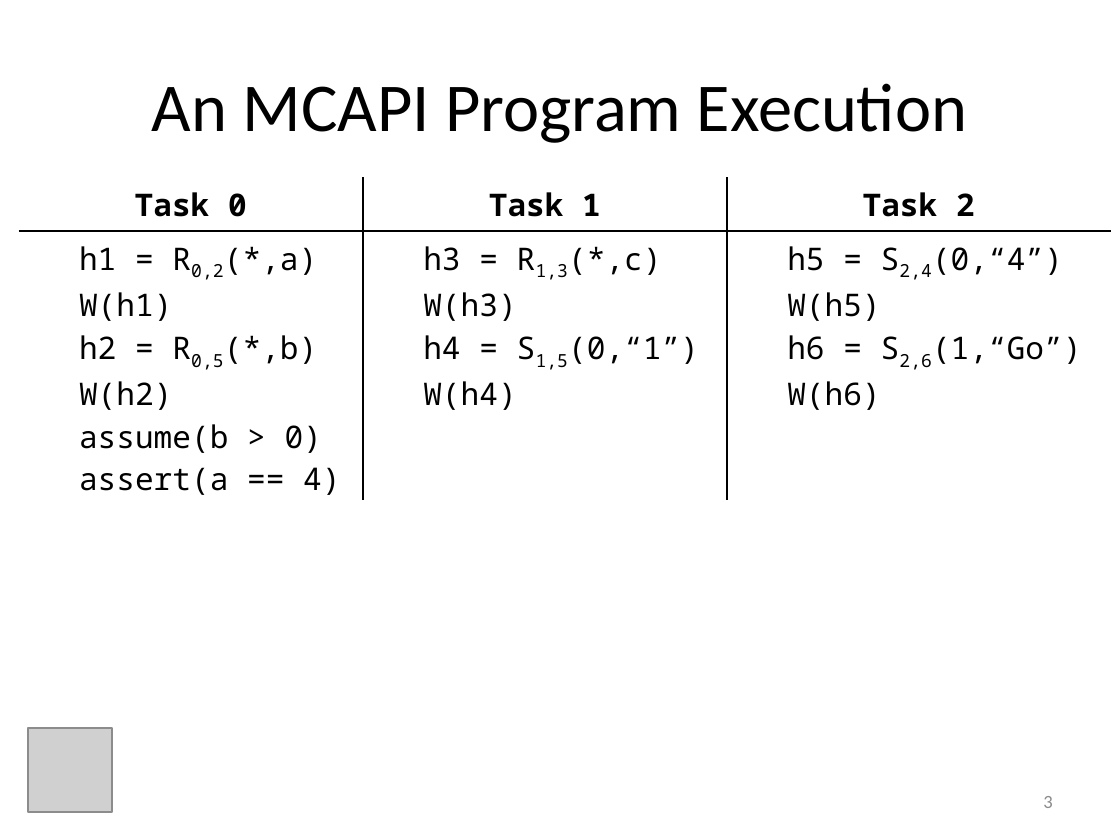
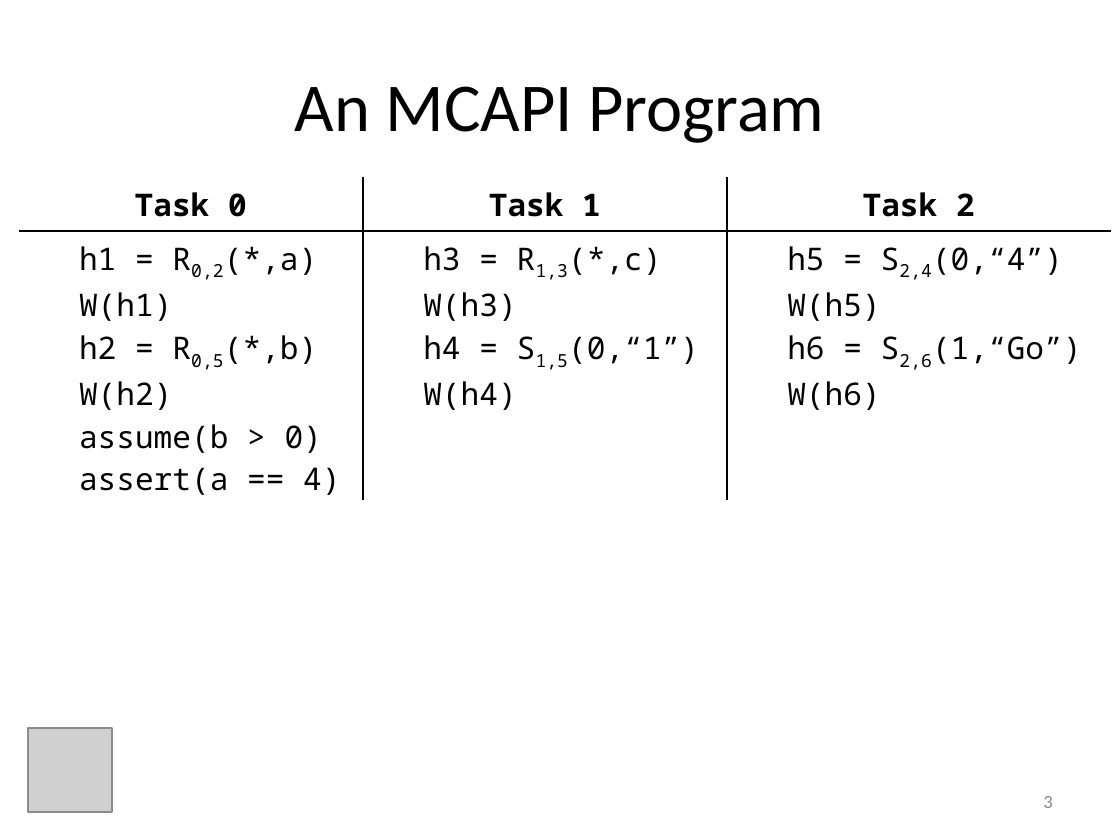
Before and after one commit to ericmercer/MP-trace-language, a slide deck: slide 3 of presentations/ASE2013.pptx. Drawn at 1120x840 pixels with LibreOffice and Linux fonts; fonts in the diff are those of the drawing; grey boxes stand for pictures. Boxes give left, top, right and bottom in pixels: in the first picture for what was removed or moved away, otherwise in the second. Text is boxed around its words. In the diff, an @@ line names an element or a change of style, - is before the commit and + after.

Commit message:
Changes

```diff
--- a/presentations/ASE2013.pptx
+++ b/presentations/ASE2013.pptx
@@ title at (x1=295, y1=86, x2=824, y2=143): text changed @@
-An MCAPI Program Execution
+An MCAPI Program
```
Also in this commit, not shown: 7 other slides changed.
